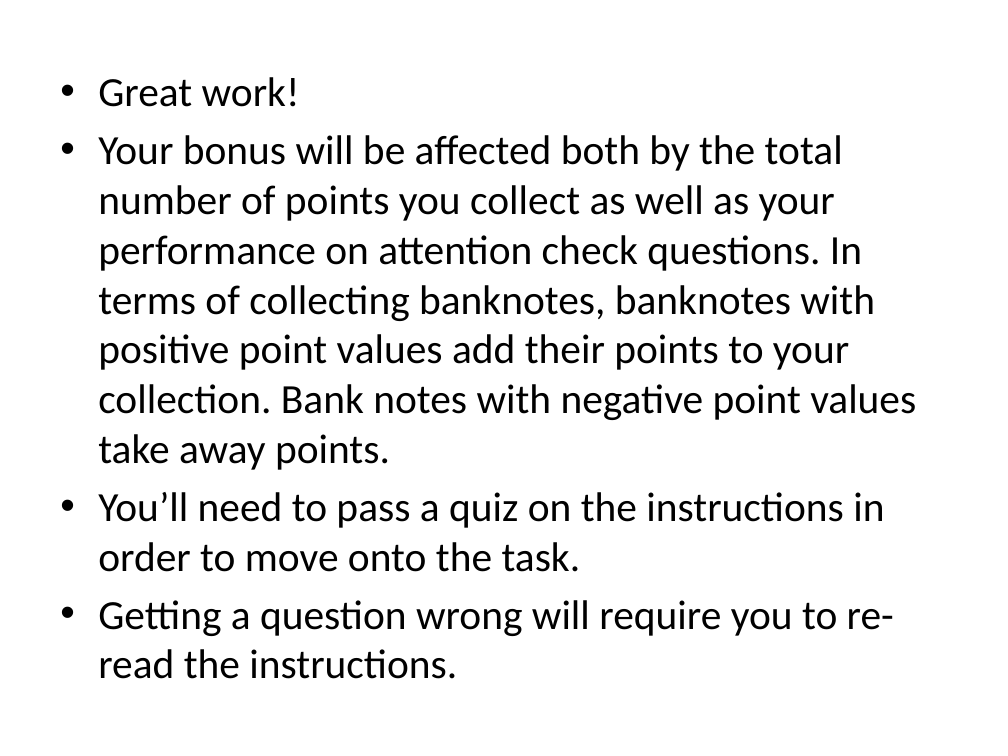
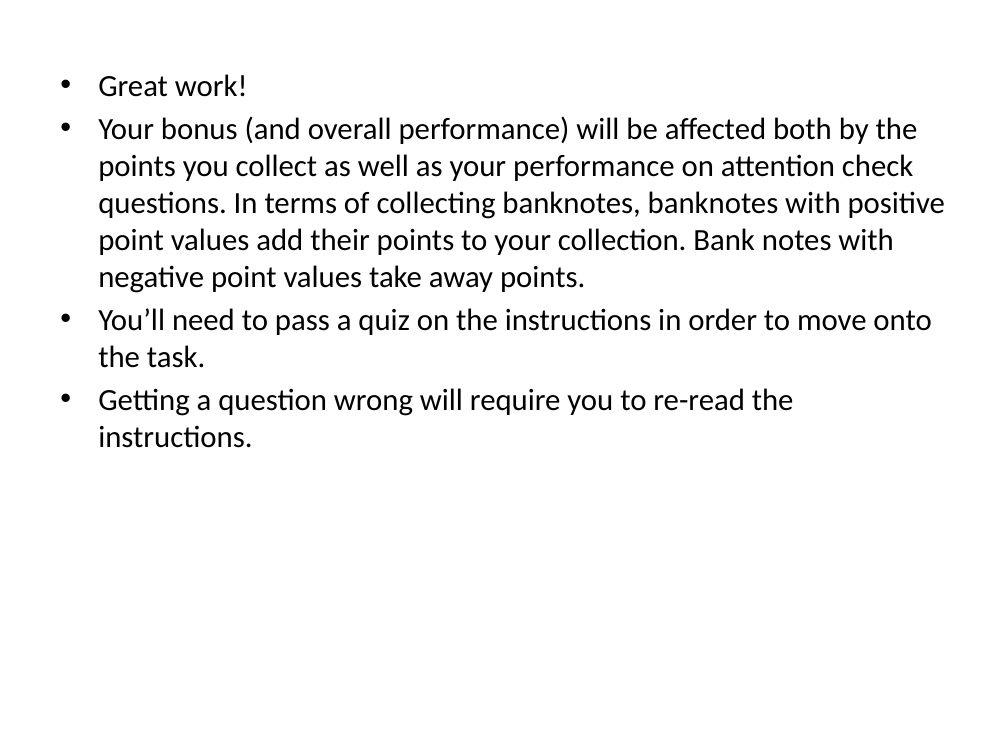
Before and after one commit to evanrussek/Gamble_Task_browser, a slide deck: slide 12 of public/Practice_Task2/Stimuli/uws_instr_slides_ver2_jpg.pptx. Drawn at 1008x756 pixels with LibreOffice and Linux fonts; fonts in the diff are those of the drawing. Boxes give left, top, right and bottom in pixels: in the first picture for what was removed or moved away, otherwise in the second. Text is boxed around its words. In the diff, an @@ line names an element or a change of style, - is before the commit and + after.

```diff
--- a/public/Practice_Task2/Stimuli/uws_instr_slides_ver2_jpg.pptx
+++ b/public/Practice_Task2/Stimuli/uws_instr_slides_ver2_jpg.pptx
@@ text at (x1=98, y1=74, x2=931, y2=448): size 29.6 to 22 pt in "Great work!", "You’ll need to pass a quiz on ...", "Getting a question wrong will require you ..."; less space between paragraphs @@
@@ text at (x1=98, y1=116, x2=945, y2=293): text changed; size 29.6 to 22 pt @@
-• Your bonus will be affected both by the total number of points you collect as well as your performance on attention check questions. In terms of collecting banknotes, banknotes with positive point values add their points to your collection. Bank notes with negative point values take away points.
+• Your bonus (and overall performance) will be affected both by the points you collect as well as your performance on attention check questions. In terms of collecting banknotes, banknotes with positive point values add their points to your collection. Bank notes with negative point values take away points.
```
Also in this commit, not shown: 7 other slides changed, 3 slides added, 1 slide removed, 29 other files.
